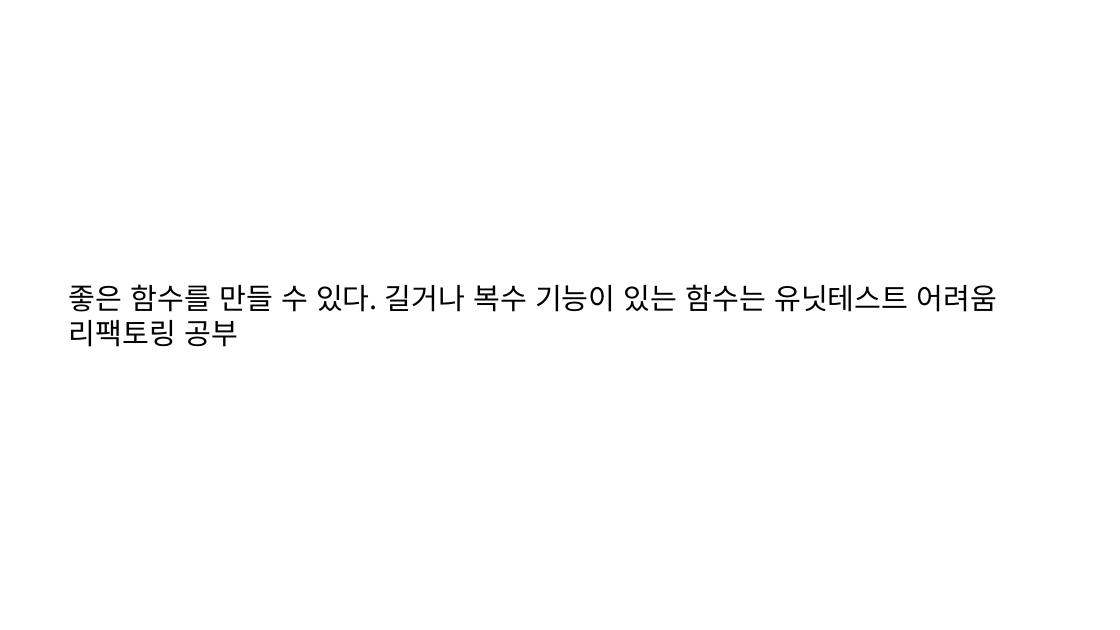
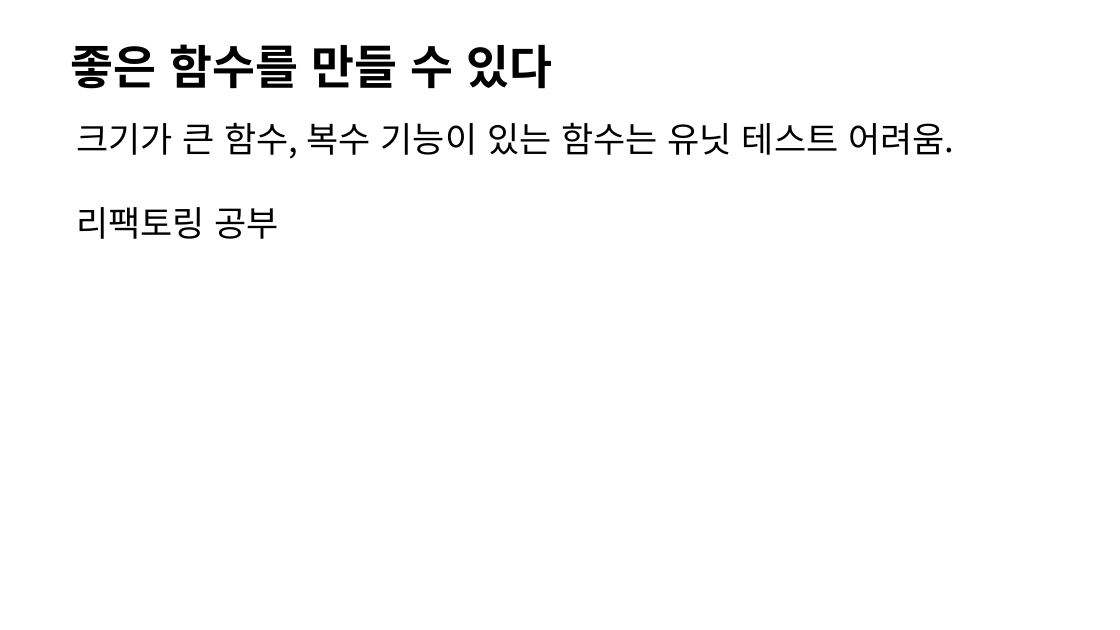
Before and after one commit to jacking75/conf_cpp_korea_2018-08, a slide deck: slide 18 of [C++ Korea 4th Seminar]Visual Cpp에서 유닛 테스트 하기.pptx (slide 13 before the commit). Drawn at 1120x630 pixels with LibreOffice and Linux fonts; fonts in the diff are those of the drawing. Boxes give left, top, right and bottom in pixels: in the first picture for what was removed or moved away, otherwise in the second. Text is boxed around its words. In the diff, an @@ line names an element or a change of style, - is before the commit and + after.

```diff
--- a/[C++ Korea 4th Seminar]Visual Cpp에서 유닛 테스트 하기.pptx
+++ b/[C++ Korea 4th Seminar]Visual Cpp에서 유닛 테스트 하기.pptx
@@ text added at bbox=[71, 44, 552, 89], 80 pt, text #000000, bold @@
+좋은 함수를 만들 수 있다
@@ text "크기가 큰 함수, 복수 기능이 ...": place and size @@
-text "크기가 큰 함수, 복수 기능이 ..." at bbox=[69, 284, 998, 347]
+text "크기가 큰 함수, 복수 기능이 ..." at bbox=[76, 122, 954, 239]
@@ text at bbox=[76, 122, 954, 159]: text changed; size 50 to 60 pt @@
-좋은 함수를 만들 수 있다. 길거나 복수 기능이 있는 함수는 유닛테스트 어려움
+크기가 큰 함수, 복수 기능이 있는 함수는 유닛 테스트 어려움.
@@ text at bbox=[76, 207, 279, 239]: size 50 to 60 pt in "리팩토링 공부" @@
```
Also in this commit, not shown: 15 other slides changed, 13 slides added, 7 slides removed.
